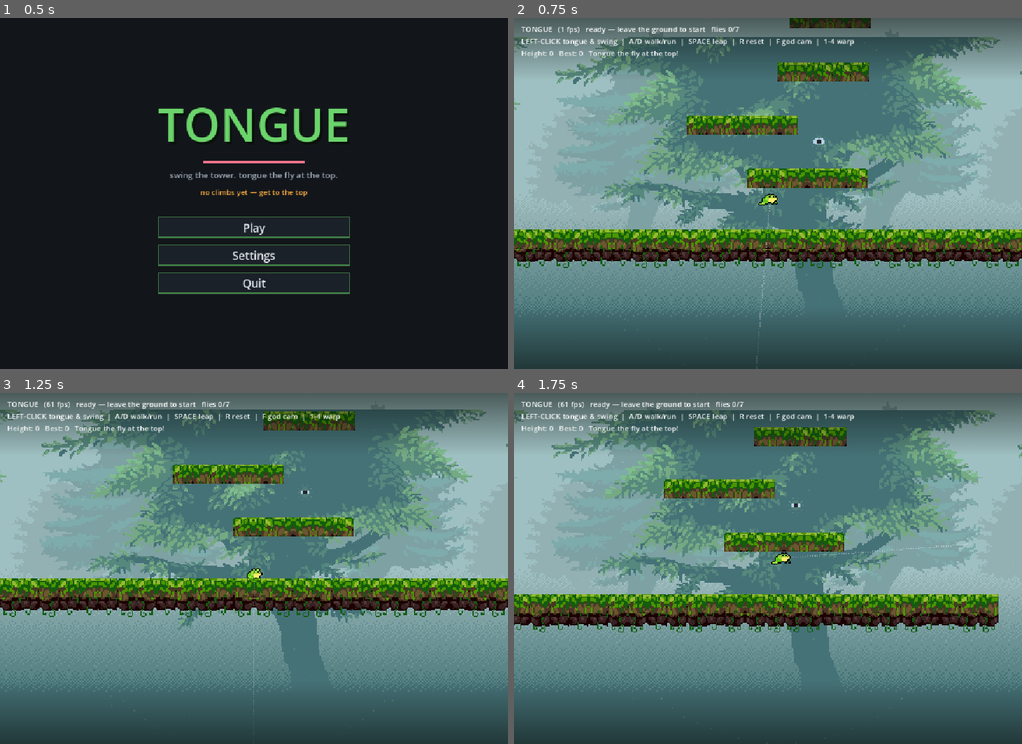
Above: before the commit, frames 1-4 (two rows, left to right).
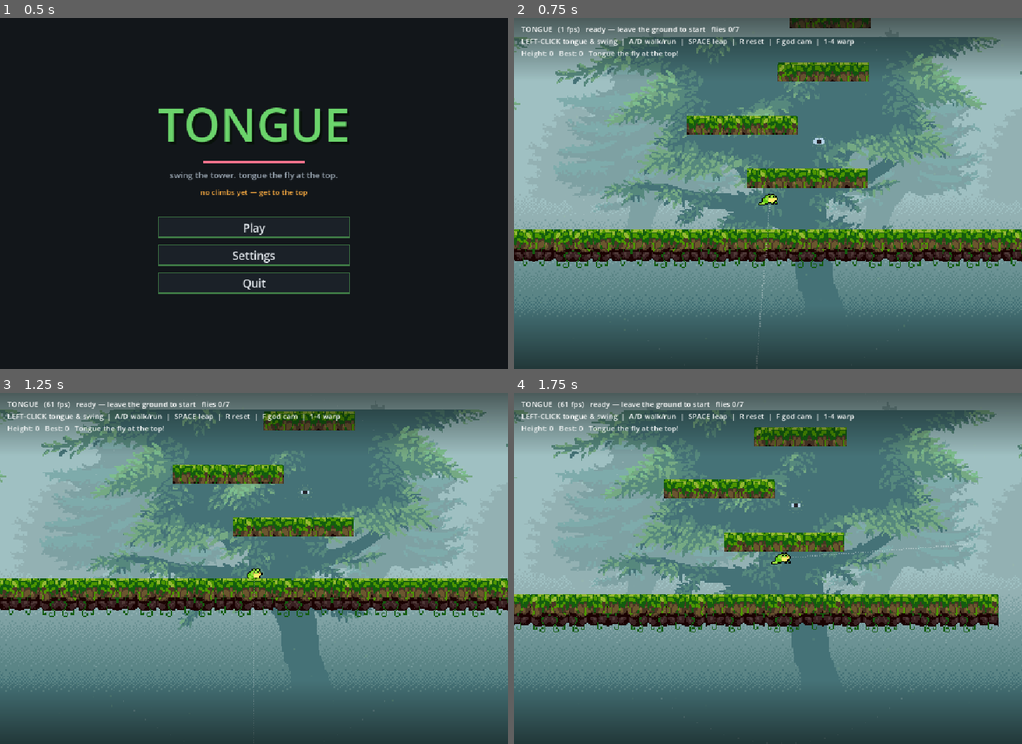
Above: after the commit, the same moments.

Repository: asg86260/Tongue
Game: Godot game, scene res://Title.tscn
Two runs of this game, one before a commit and one after it. Both use one fixed random seed, a clock stepped at 60 frames per second and the inputs below.
Inputs (mouse positions are in pixels of both pictures, inside the frame that each line leads up to):
- Up to frame 1 (0.5 s): no input
- Up to frame 2 (0.75 s): click "Play" at 0.5 s
- Up to frame 3 (1.25 s): no input
- Up to frame 4 (1.75 s): tap Enter at 1.25 s; move the mouse to (879, 550) at 1.27 s; press the mouse at (879, 550) at 1.28 s; hold D (move_right) from 1.28 s (still down); tap Space (jump) at 1.52 s

Frame 1 is identical in both runs. In frame 2, 6.9% of the frame differs, in the area x 0-100%, y 0-72%; in frame 3, 6.6%; in frame 4, 6.6%.

Commit message:
Distinct ground material per biome
Each biome gets its own tile set (then biome-tinted): Woods leafy, Ruins dark
brick (ruined masonry), Cliffs grey rock, Peak terracotta/sandstone. GROUND data
drives _make_static; supports per-biome variant counts.

Co-Authored-By: Claude Opus 4.8 <noreply@anthropic.com>

Diff:
--- a/Game.gd
+++ b/Game.gd
@@ -97,6 +97,14 @@
 const TS := 2.6          # draw scale — matches the frog's pixel size for cohesion
 const TW := T * TS       # tile world size (41.6)
 
+# per-biome ground material (top tiles over body tiles; a random one is picked per cell)
+const GROUND := [
+	{ "top": [Vector2i(5, 7), Vector2i(6, 7)], "body": [Vector2i(5, 8), Vector2i(6, 8)] },     # Woods  — leafy
+	{ "top": [Vector2i(1, 13)],                "body": [Vector2i(1, 14)] },                    # Ruins  — dark brick
+	{ "top": [Vector2i(8, 7), Vector2i(9, 7)], "body": [Vector2i(8, 8), Vector2i(9, 8)] },     # Cliffs — grey rock
+	{ "top": [Vector2i(14, 7), Vector2i(15, 7)], "body": [Vector2i(14, 12), Vector2i(15, 12)] }, # Peak — terracotta
+]
+
 func _tile(parent: Node2D, x: float, y: float, col: int, row: int, sx: float, flip := false) -> void:
 	var s := Sprite2D.new()
 	var at := AtlasTexture.new()
@@ -119,7 +127,7 @@
 	sb.z_index = -1            # behind Game._draw so the tongue/flies render in front
 	var hm := (level_spawn.y - pos.y) / 100.0
 	sb.modulate = Biome.tint(hm)                       # biome colour by height
-	var ca: int = 5 if Biome.index(hm) == 0 else 8     # foreground tiles: Woods leafy / else rock
+	var g: Dictionary = GROUND[Biome.index(hm)]        # per-biome ground material
 	var cs := CollisionShape2D.new()
 	var shape := RectangleShape2D.new()
 	shape.size = size
@@ -138,12 +146,13 @@
 	for cxi in cols:
 		var x := startx + cxi * tile_w
 		for r in rows:
-			var c: int = ca if rng.randf() < 0.5 else ca + 1   # two variants per biome
 			var fl := rng.randf() < 0.5                        # random flip breaks the grid
 			if r == 0 and mossy:
-				_tile(sb, x, topy, c, 7, sx, fl)               # grassy/rocky top
+				var tt: Vector2i = g["top"][rng.randi() % g["top"].size()]
+				_tile(sb, x, topy, tt.x, tt.y, sx, fl)         # biome top
 			else:
-				_tile(sb, x, topy + r * TW, c, 8, sx, fl)      # body
+				var bt: Vector2i = g["body"][rng.randi() % g["body"].size()]
+				_tile(sb, x, topy + r * TW, bt.x, bt.y, sx, fl)  # biome body
 	add_child(sb)
 
 func _make_anchor(pos: Vector2, r: float) -> void:
